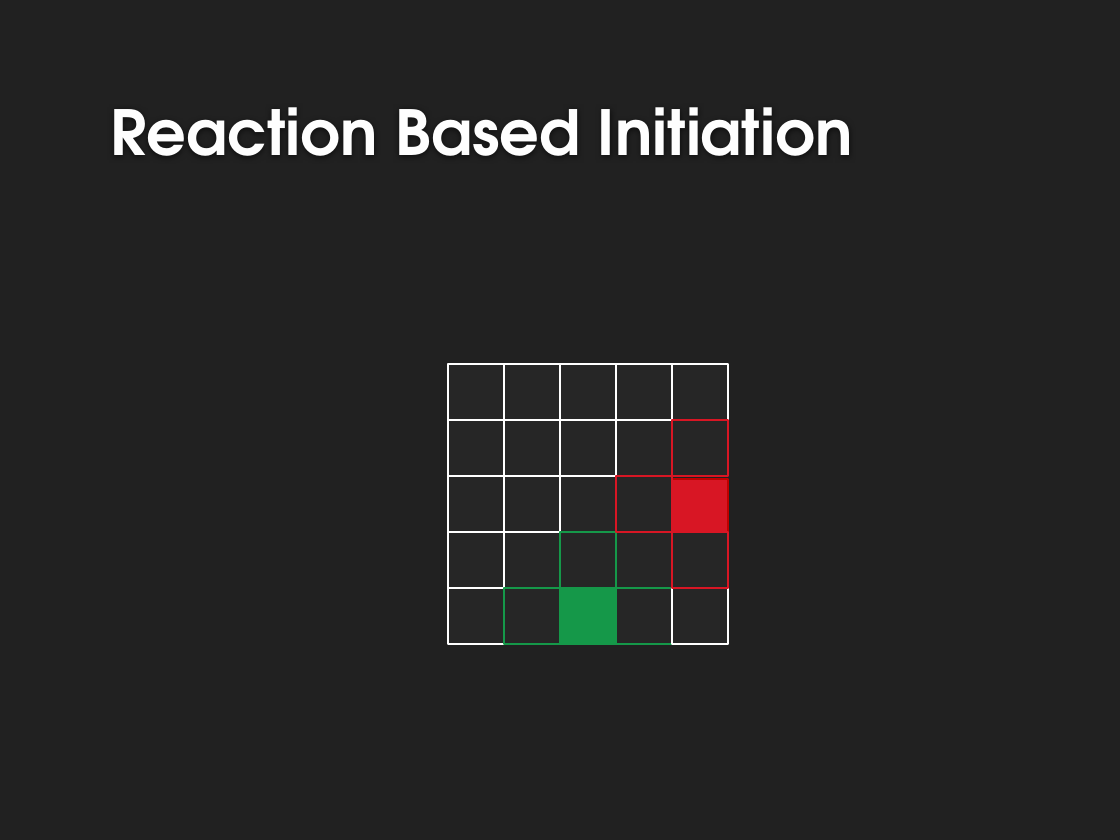
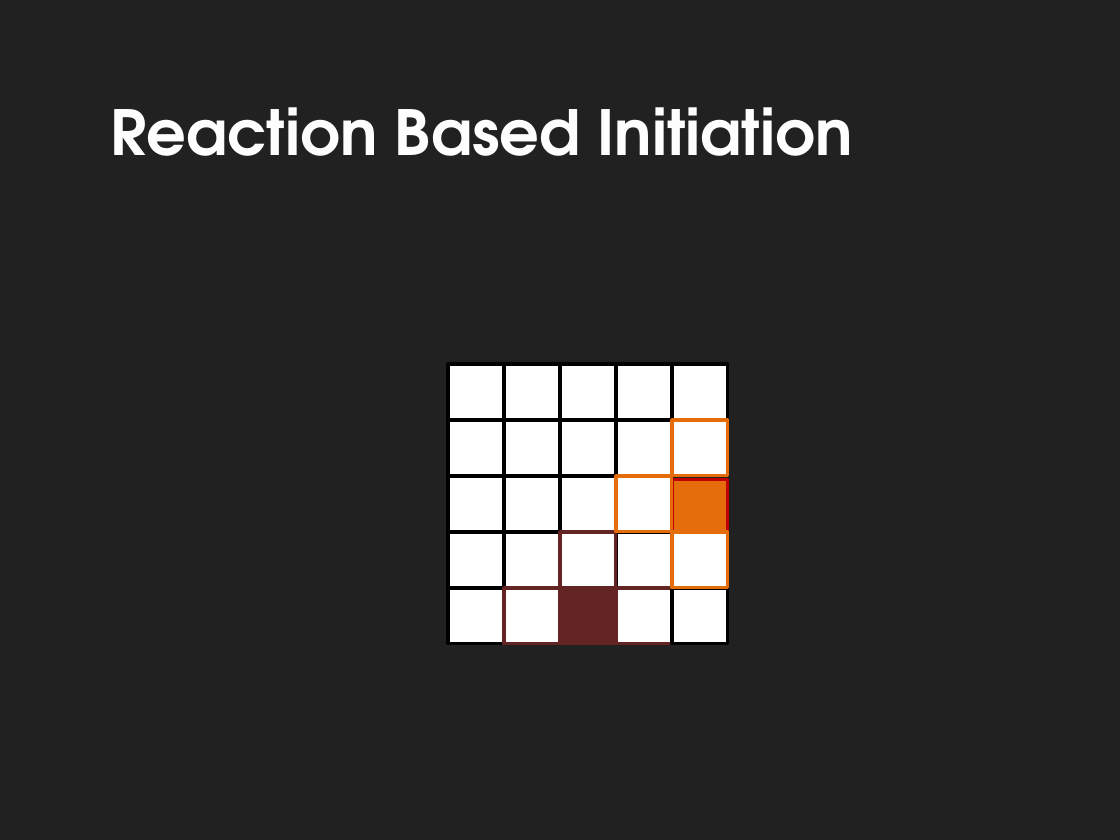
Before and after one commit to UWWAIProject/TronAI, a slide deck: slide 9 of Hammerhead Tron AI.pptx. Drawn at 1120x840 pixels with LibreOffice and Linux fonts; fonts in the diff are those of the drawing; background and template pictures are left out. Boxes give left, top, right and bottom in pixels: in the first picture for what was removed or moved away, otherwise in the second. Text is boxed around its words. In the diff, an @@ line names an element or a change of style, - is before the commit and + after.

```diff
--- a/Hammerhead Tron AI.pptx
+++ b/Hammerhead Tron AI.pptx
@@ rectangle at (672,479,728,535): fill #D81624 to #E46C0A; outline #C00000 1.25 pt to #C00000 2 pt @@
@@ fill #262626 to #FFFFFF; outline #159849 1.25 pt to #632523 2 pt in 3 elements at (504,588,560,644), (616,588,672,644), (560,532,616,588) @@
@@ fill #262626 to #FFFFFF; outline #D81624 1.25 pt to #E46C0A 2 pt in 3 elements at (672,420,728,476), (616,476,672,532), (672,532,728,588) @@
@@ rectangle at (560,588,616,644): fill #159849 to #632523; outline #159849 1.25 pt to #632523 2 pt @@
@@ fill #262626 to #FFFFFF; outline #FFFFFF 1.25 pt to #000000 2 pt in 17 elements at (448,364,504,420), (504,364,560,420), (560,364,616,420), (616,364,672,420), (448,420,504,476), (504,420,560,476), (560,420,616,476), (448,476,504,532), (504,476,560,532), (560,476,616,532), (616,420,672,476), (448,532,504,588), (504,532,560,588), (616,532,672,588), (672,364,728,420), (448,588,504,644), (672,588,728,644) @@
```
Also in this commit, not shown: 10 other slides changed.
